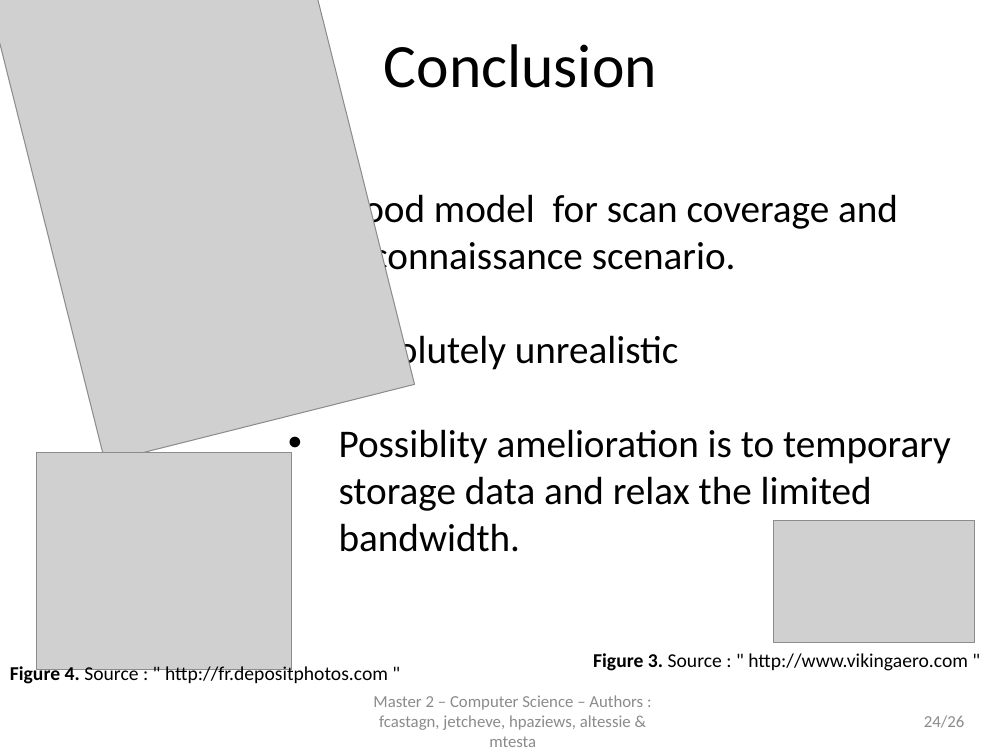
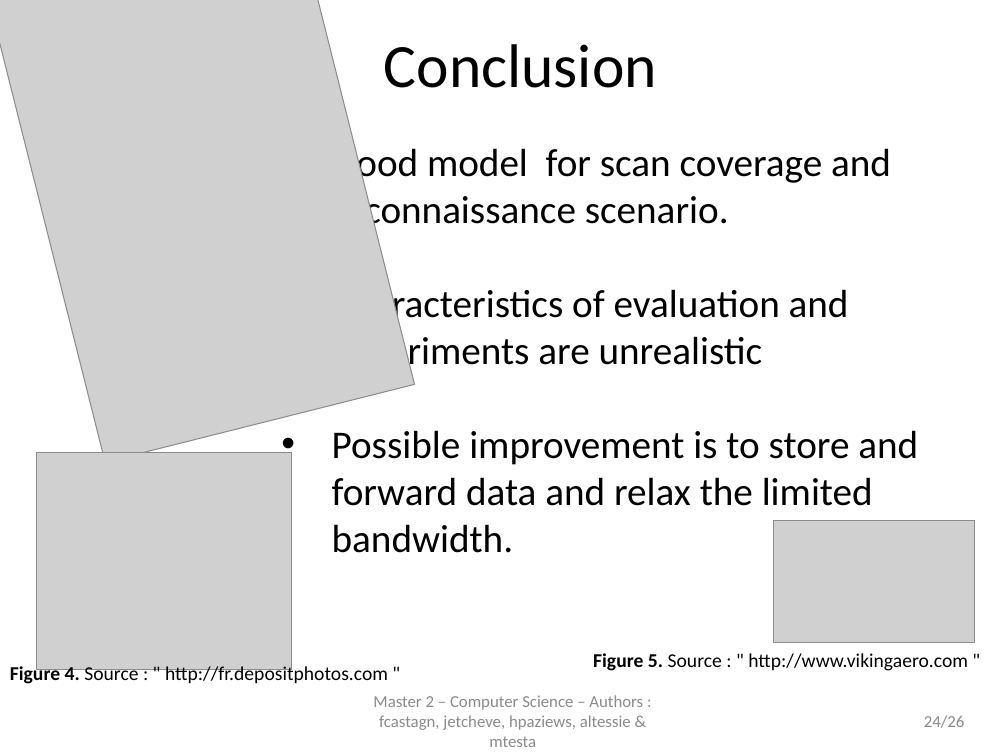
Before and after one commit to jetcheve/M2_PER_MMUAVGRA, a slide deck: slide 24 of ressources/presentation/PresentationPER_Desbarats_V3.pptx. Drawn at 1008x756 pixels with LibreOffice and Linux fonts; fonts in the diff are those of the drawing; grey boxes stand for pictures; background and template pictures are left out. Boxes give left, top, right and bottom in pixels: in the first picture for what was removed or moved away, otherwise in the second. Text is boxed around its words. In the diff, an @@ line names an element or a change of style, - is before the commit and + after.

Commit message:
Une partie de l'apres reunion faite
Diapo 7 : je savais pas trop quoi mettre
Diapo 17 : pas compris ce que flo a écris
Refaire les graphes sans le C&C -> virer le C&C ?
Mettre position des slides en titre
vérifier "." à la fin de chaque ligne

```diff
--- a/ressources/presentation/PresentationPER_Desbarats_V3.pptx
+++ b/ressources/presentation/PresentationPER_Desbarats_V3.pptx
@@ text "Good model for scan coverage ...": place and size @@
-text "Good model for scan coverage ..." at [339, 189, 951, 552]
+text "Good model for scan coverage ..." at [332, 143, 918, 553]
@@ text at [332, 284, 918, 553]: text changed @@
-• Absolutely unrealistic
-• Possiblity amelioration is to temporary storage data and relax the limited bandwidth.
+• Characteristics of evaluation and experiments are unrealistic
+• Possible improvement is to store and forward data and relax the limited bandwidth.
@@ text at [593, 653, 968, 671]: text changed @@
-Figure 3. Source : " http://www.vikingaero.com "
+Figure 5. Source : " http://www.vikingaero.com "
```
Also in this commit, not shown: 17 other slides changed.
